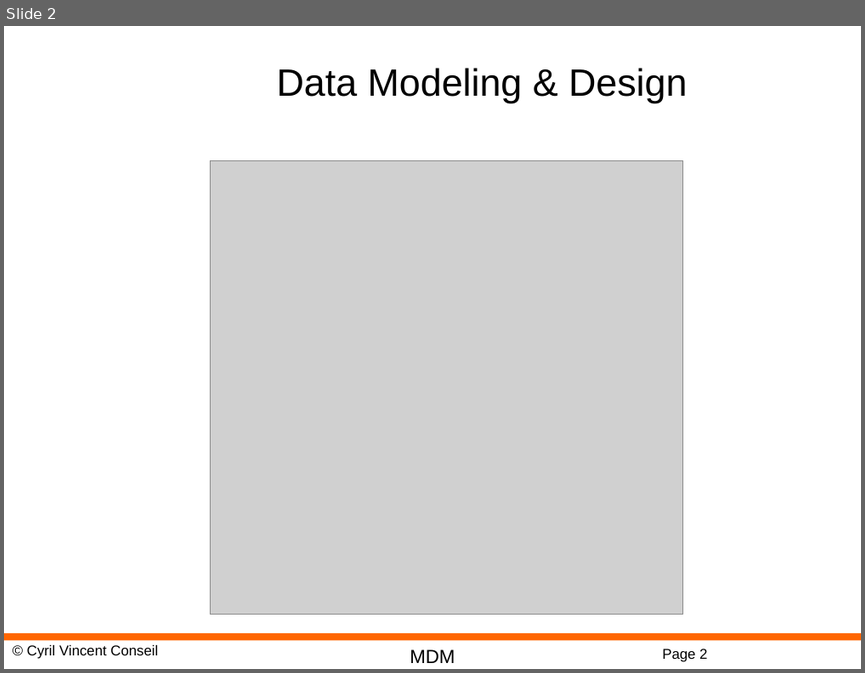
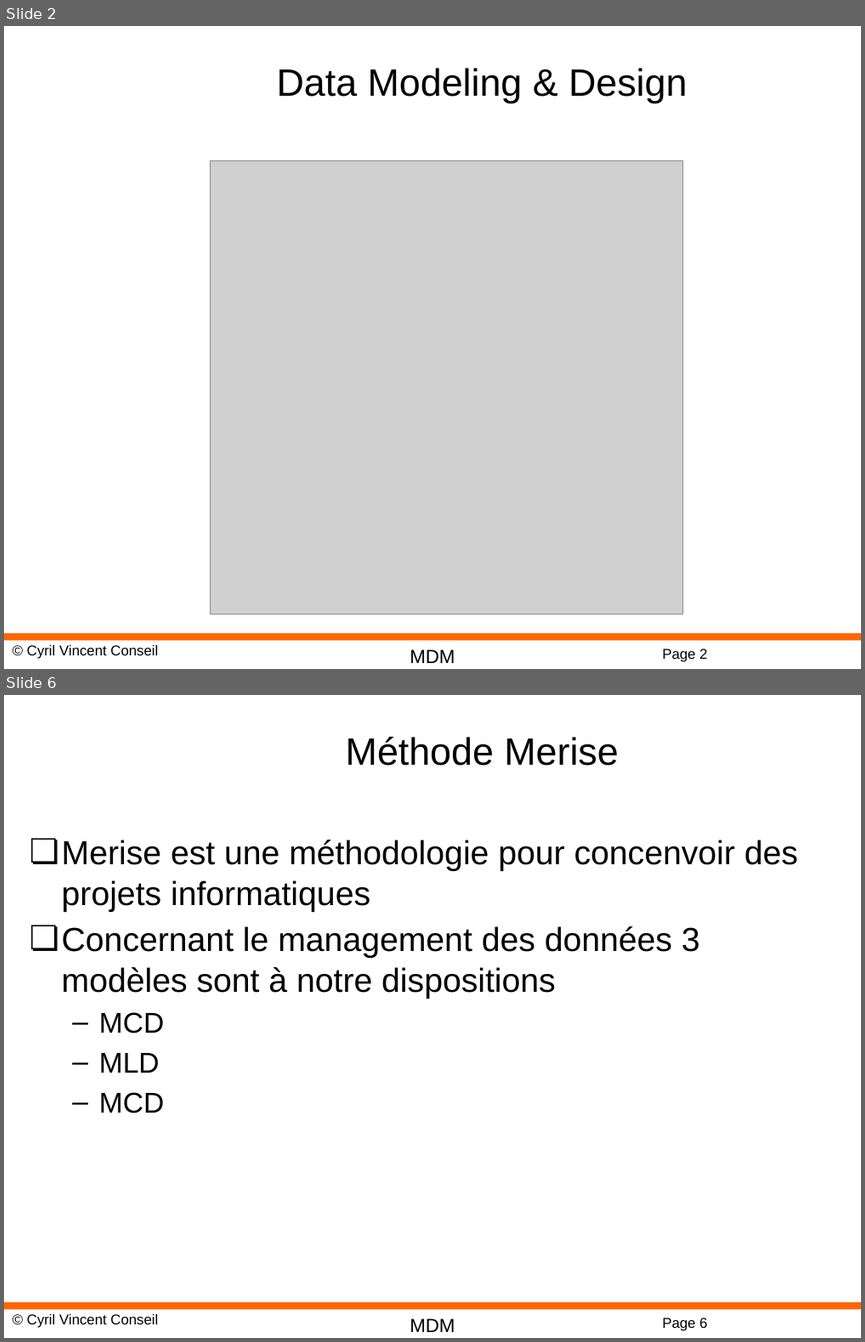
Before and after one commit to cyrilvincent/mdm, a slide deck: DM05-Design.pptx. Shown one above the other, each under a label of ours: slide 2 before the commit, slides 2 and 6 after it; the slides between them are not shown. The pictures are 865x673 and 865x1342 pixels, drawn with LibreOffice and Linux fonts; fonts in the diff are those of the drawing; grey boxes stand for pictures; background and template pictures are left out. Boxes give left, top, right and bottom in pixels: in the first picture for what was removed or moved away, otherwise in the second. Text is boxed around its words. In the diff, an @@ line names an element or a change of style, - is before the commit and + after.

```diff
--- a/DM05-Design.pptx
+++ b/DM05-Design.pptx
@@ slide 6 added at (4,695,861,1338), background #FFFFFF; not listed: 4 template elements that a slide beside it also shows @@
@@ title added at (346,737,618,766), 32 pt, text #000000 @@
+Méthode Merise
@@ text added at (62,839,798,1113), 28 pt, text #000000 @@
+❏ Merise est une méthodologie pour concenvoir des projets informatiques
+❏ Concernant le management des données 3 modèles sont à notre dispositions
+  – MCD
+  – MLD
+  – MCD
```
Also in this commit, not shown: 1 slide changed, 58 other slides added, 3 slides removed, 32 other files.
